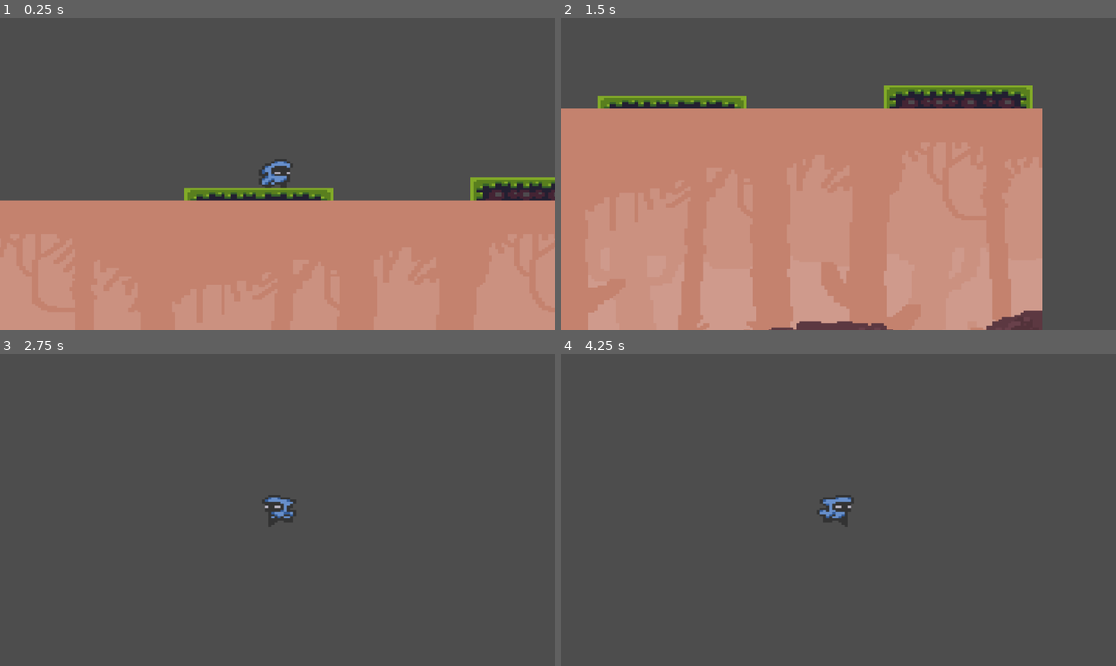
Above: before the commit, frames 1-4 (two rows, left to right).
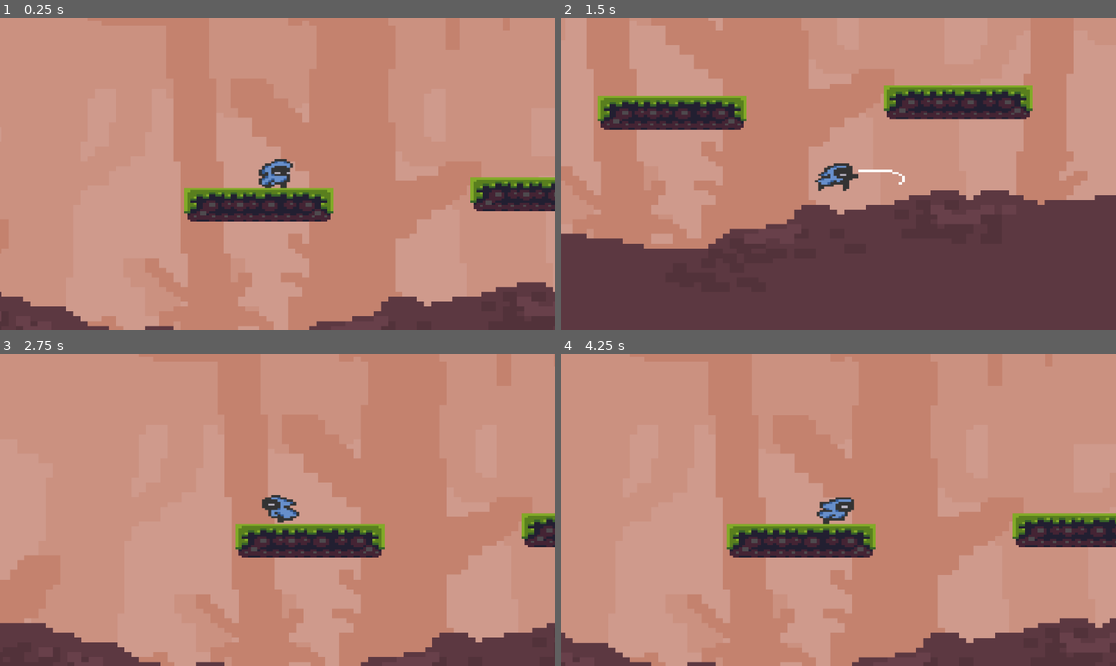
Above: after the commit, the same moments.

Repository: veraniegoscorp/cillspell
Game: Godot game, scene res://tscn's/main.tscn
The game is run twice, just before and just after one commit, with the same random seed, the same clock (stepped at 60 frames per second) and the same inputs.
Inputs:
- Up to frame 1 (0.25 s): no input
- Up to frame 2 (1.5 s): hold D (right) from 0.53 s (still down); tap F (sword) at 0.6, 1.35 s; tap Space (up) at 0.77 s
- Up to frame 3 (2.75 s): tap Space (up) at 1.52 s; release D (right) at 2.03 s; hold A (left) from 2.03 s (still down); tap F (sword) at 2.1 s
- Up to frame 4 (4.25 s): release A (left) at 2.78 s; hold D (right) from 2.78 s (still down); tap F (sword) at 2.85, 3.6 s; tap Space (up) at 3.02, 3.77 s

The runs differ from the first frame. In frame 1, 74% of the frame differs, in the area x 0-100%, y 0-100%; in frame 2, 71%; in frame 3, 96%; in frame 4, 96%.

Commit message:
logica de tp_en_progreso

Diff:
--- a/tscn's/personaje_principal.gd
+++ b/scripts/personaje_principal.gd
@@ -68,3 +68,8 @@
 
 		# mantener flip correcto
 		$Visual.scale.x = -1 if last_direction < 0 else 1
+
+
+func _on_tp_inicio_body_entered(body: Node2D) -> void:
+	if body.name=="personaje principal":
+		body.global_position = get_node("/root/main/spawn_point").global_position
--- a/tscn's/backround.tscn
+++ b/tscn's/backround.tscn
@@ -2,7 +2,7 @@
 
 [ext_resource type="Texture2D" uid="uid://bv1lomua3nva5" path="res://assets/tiles and background_foreground (new)/background.png" id="1_q42a5"]
 [ext_resource type="Texture2D" uid="uid://d1rl2qtdbsmgt" path="res://assets/tiles and background_foreground (new)/bg_0.png" id="2_ykfui"]
-[ext_resource type="Texture2D" uid="uid://bn6tel6xs0l7m" path="res://assets/tiles and background_foreground (new)/bg_1.png" id="3_1d4vv"]
+[ext_resource type="Texture2D" uid="uid://bn6tel6xs0l7m" path="res://assets/bg_1.png" id="3_1d4vv"]
 [ext_resource type="Texture2D" uid="uid://numx5fjuf7sw" path="res://assets/tiles and background_foreground (new)/bg_2.png" id="4_ji326"]
 [ext_resource type="Texture2D" uid="uid://bbx5y7rk648qm" path="res://assets/tiles and background_foreground (new)/fg_0.png" id="5_4ibfo"]
 [ext_resource type="Texture2D" uid="uid://dlbjyausmgsq4" path="res://assets/tiles and background_foreground (new)/fg_1.png" id="6_scplt"]
--- a/tscn's/main.tscn
+++ b/tscn's/main.tscn
@@ -1,17 +1,47 @@
-[gd_scene load_steps=6 format=3 uid="uid://p618rb7tf6lj"]
+[gd_scene load_steps=8 format=3 uid="uid://p618rb7tf6lj"]
 
+[ext_resource type="Texture2D" uid="uid://b4r1ltjaxh7r2" path="res://assets/tiles and background_foreground (new)/waterfall_anim_strip_4.png" id="1_pnyt4"]
 [ext_resource type="PackedScene" uid="uid://clcbrcihrqumc" path="res://tscn's/personaje principal.tscn" id="1_xcvfa"]
 [ext_resource type="PackedScene" uid="uid://pkuuggkcsred" path="res://tscn's/plataforma_cesped_1.tscn" id="2_hxwpe"]
+[ext_resource type="Texture2D" uid="uid://numx5fjuf7sw" path="res://assets/tiles and background_foreground (new)/bg_2.png" id="2_unw6c"]
 [ext_resource type="PackedScene" uid="uid://b3i73cksy31le" path="res://tscn's/suelo_cesped_1.tscn" id="3_5wvmb"]
 [ext_resource type="PackedScene" uid="uid://co0puo3tlql3f" path="res://tscn's/backround.tscn" id="4_5wvmb"]
 
-[sub_resource type="RectangleShape2D" id="RectangleShape2D_hxwpe"]
-size = Vector2(957, 20)
+[sub_resource type="RectangleShape2D" id="RectangleShape2D_pnyt4"]
+size = Vector2(655, 20)
 
 [node name="main" type="Node2D"]
 
+[node name="WaterfallAnimStrip4" type="Sprite2D" parent="."]
+position = Vector2(270.5, 157.5)
+scale = Vector2(17.1094, 2.125)
+texture = ExtResource("1_pnyt4")
+
+[node name="Bg2" type="Sprite2D" parent="WaterfallAnimStrip4"]
+position = Vector2(0.204569, -23.2941)
+scale = Vector2(0.269589, 0.894118)
+texture = ExtResource("2_unw6c")
+
+[node name="backround" parent="WaterfallAnimStrip4" instance=ExtResource("4_5wvmb")]
+light_mask = 4
+visibility_layer = 4
+position = Vector2(-16.0584, -95.2941)
+scale = Vector2(0.134551, 1.08235)
+
+[node name="backround2" parent="WaterfallAnimStrip4" instance=ExtResource("4_5wvmb")]
+light_mask = 4
+visibility_layer = 4
+position = Vector2(16.0438, -97.4777)
+scale = Vector2(0.134551, 1.08235)
+
 [node name="personaje principal" parent="." instance=ExtResource("1_xcvfa")]
 position = Vector2(-102, -47)
+
+[node name="tp_inicio" type="Area2D" parent="."]
+
+[node name="hitbox_tp" type="CollisionShape2D" parent="tp_inicio"]
+position = Vector2(47.5, 91)
+shape = SubResource("RectangleShape2D_pnyt4")
 
 [node name="suelos_1era_vuelta" type="Node2D" parent="."]
 
@@ -21,27 +51,18 @@
 [node name="plataforma cesped 2" parent="suelos_1era_vuelta" instance=ExtResource("2_hxwpe")]
 position = Vector2(-16, -27)
 
-[node name="suelo cesped 2" parent="suelos_1era_vuelta" instance=ExtResource("3_5wvmb")]
-position = Vector2(70, 23)
+[node name="suelo cesped 5" parent="suelos_1era_vuelta" instance=ExtResource("3_5wvmb")]
+position = Vector2(252, 13)
 
-[node name="suelo cesped 1" parent="suelos_1era_vuelta" instance=ExtResource("3_5wvmb")]
-position = Vector2(96, 19)
-scale = Vector2(2.02547, 1.06938)
+[node name="suelo cesped 8" parent="suelos_1era_vuelta" instance=ExtResource("3_5wvmb")]
+position = Vector2(351, 17)
 
-[node name="suelo cesped 3" parent="suelos_1era_vuelta" instance=ExtResource("3_5wvmb")]
-position = Vector2(130, 19)
+[node name="suelo cesped 7" parent="suelos_1era_vuelta" instance=ExtResource("3_5wvmb")]
+position = Vector2(72, 6)
 
-[node name="suelo cesped 4" parent="suelos_1era_vuelta" instance=ExtResource("3_5wvmb")]
-position = Vector2(234, 23)
-
-[node name="suelo cesped 5" parent="suelos_1era_vuelta" instance=ExtResource("3_5wvmb")]
-position = Vector2(330, 3)
-
-[node name="hitbox_muerte_avance" type="RigidBody2D" parent="."]
-
-[node name="CollisionShape2D" type="CollisionShape2D" parent="hitbox_muerte_avance"]
-position = Vector2(195, 132)
-shape = SubResource("RectangleShape2D_hxwpe")
+[node name="plataforma cesped 3" parent="suelos_1era_vuelta" instance=ExtResource("2_hxwpe")]
+position = Vector2(163, 7)
+scale = Vector2(0.785, 1.225)
 
 [node name="suelos_2da_vuelta" type="Node2D" parent="."]
 
@@ -63,7 +84,7 @@
 [node name="plataforma cesped 6" parent="suelos_2da_vuelta" instance=ExtResource("2_hxwpe")]
 position = Vector2(760, 23)
 
-[node name="backround" parent="." instance=ExtResource("4_5wvmb")]
-light_mask = 4
-visibility_layer = 4
-position = Vector2(-109, 56)
+[node name="spawn_point" type="Marker2D" parent="."]
+position = Vector2(-116, -40)
+
+[connection signal="body_entered" from="tp_inicio" to="personaje principal" method="_on_tp_inicio_body_entered"]
--- a/tscn's/personaje principal.tscn
+++ b/tscn's/personaje principal.tscn
@@ -1,7 +1,7 @@
 [gd_scene load_steps=30 format=3 uid="uid://clcbrcihrqumc"]
 
 [ext_resource type="Texture2D" uid="uid://hw88wv2stwtx" path="res://assets/herochar sprites(new)/herochar_sword_attack_anim_strip_4.png" id="1_5neme"]
-[ext_resource type="Script" uid="uid://g7bt7s617cys" path="res://tscn's/personaje_principal.gd" id="1_gkwdj"]
+[ext_resource type="Script" uid="uid://g7bt7s617cys" path="res://scripts/personaje_principal.gd" id="1_gkwdj"]
 [ext_resource type="Texture2D" uid="uid://cp6swuuggcbid" path="res://assets/herochar sprites(new)/herochar_idle_anim_strip_4.png" id="2_gkwdj"]
 [ext_resource type="Texture2D" uid="uid://carlc0fl1xitq" path="res://assets/herochar sprites(new)/herochar_jump_down_anim_strip_3.png" id="3_ffcaa"]
 [ext_resource type="Texture2D" uid="uid://b45vkjoudpq8w" path="res://assets/herochar sprites(new)/herochar_jump_up_anim_strip_3.png" id="4_2bnaf"]
--- a/tscn's/suelo_cesped_1.tscn
+++ b/tscn's/suelo_cesped_1.tscn
@@ -3,7 +3,7 @@
 [ext_resource type="Texture2D" uid="uid://3y7ne5xma8xy" path="res://assets/tiles and background_foreground (new)/tileset.png" id="1_hkhx2"]
 
 [sub_resource type="RectangleShape2D" id="RectangleShape2D_02f0d"]
-size = Vector2(48, 48)
+size = Vector2(46, 47)
 
 [node name="suelo cesped 1" type="StaticBody2D"]
 
@@ -13,4 +13,5 @@
 region_rect = Rect2(0, 0, 48, 48)
 
 [node name="CollisionShape2D" type="CollisionShape2D" parent="."]
+position = Vector2(0, 0.5)
 shape = SubResource("RectangleShape2D_02f0d")
Renamed: assets/tiles and background_foreground (new)/bg_1.png -> assets/bg_1.png
Not shown, changed: assets/bg_1.png.import
Renamed: tscn's/personaje_principal.gd.uid -> scripts/personaje_principal.gd.uid
